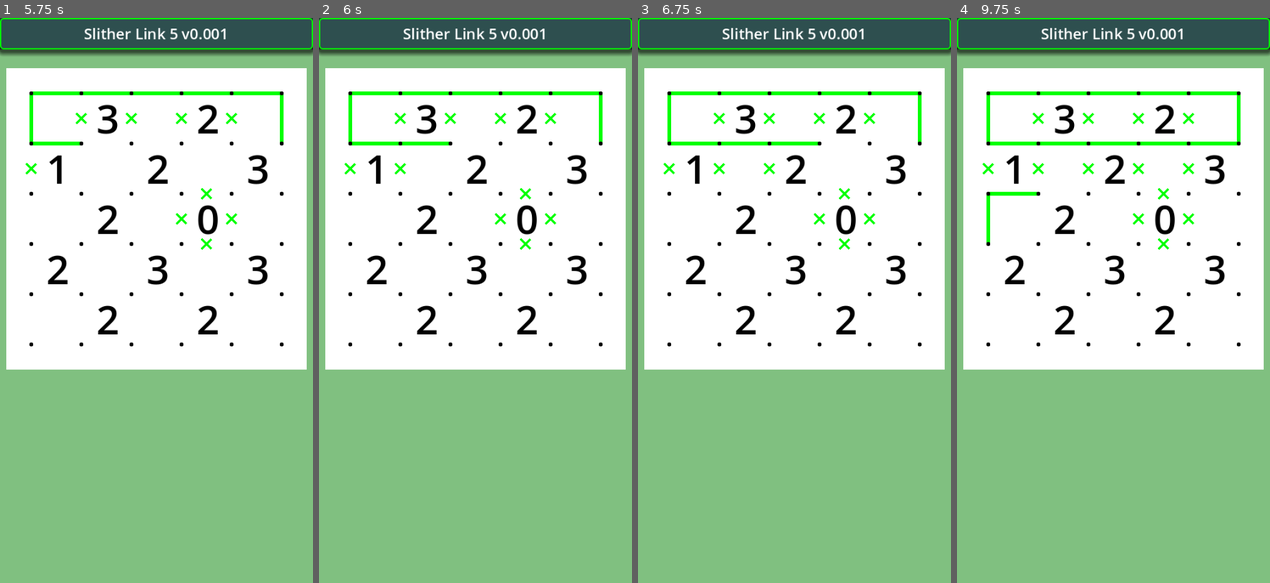
Above: before the commit, frames 1-4 (left to right).
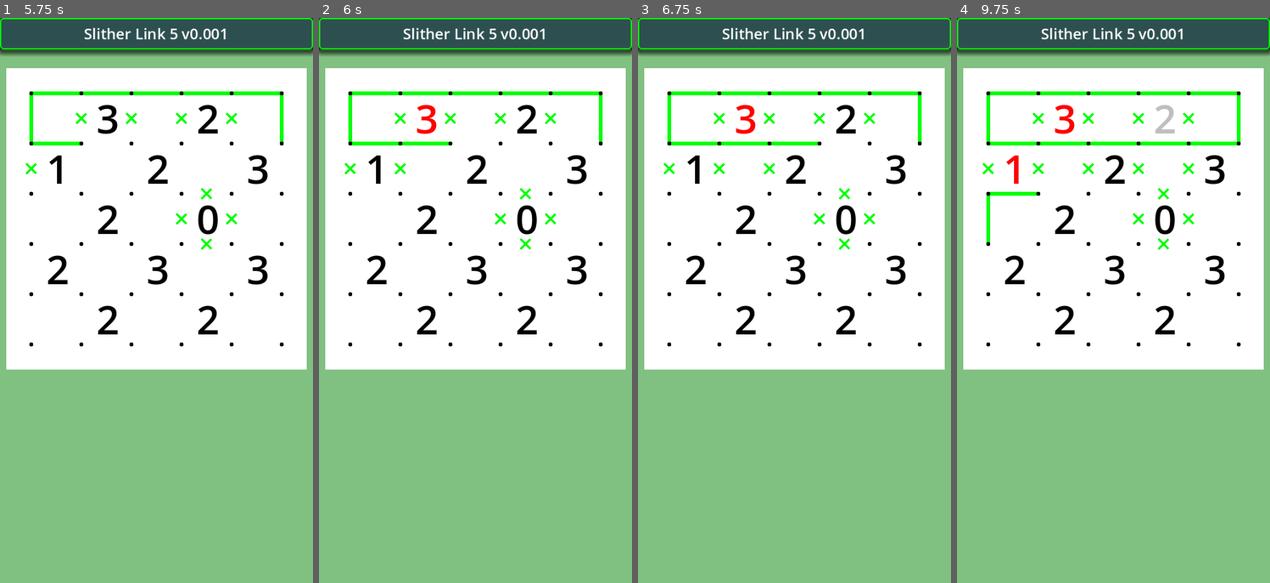
Above: after the commit, the same moments.

Repository: vivisuke/SlitherLink5
Game: Godot game, scene res://main.tscn
Two runs of this game, one before a commit and one after it. Both use one fixed random seed, a clock stepped at 60 frames per second and the inputs below.
Inputs (mouse positions are in pixels of both pictures, inside the frame that each line leads up to):
- Up to frame 1 (5.75 s): tap Enter at 0.5, 2, 3.5 s; move the mouse to (225, 272) at 0.52 s; click (225, 272) at 0.67 s; tap Space at 1.25, 2.75, 4.25 s; move the mouse to (93, 328) at 1.27 s; click (93, 328) at 1.42 s; move the mouse to (187, 176) at 2.02 s; click (187, 176) at 2.17 s; move the mouse to (140, 413) at 2.77 s; click (140, 413) at 2.92 s; move the mouse to (250, 385) at 3.52 s; click (250, 385) at 3.67 s; move the mouse to (62, 215) at 4.27 s; click (62, 215) at 4.42 s; move the mouse to (172, 300) at 5.02 s; click (172, 300) at 5.17 s
- Up to frame 2 (6 s): move the mouse to (428, 159) at 5.77 s; click (428, 159) at 5.92 s
- Up to frame 3 (6.75 s): move the mouse to (863, 272) at 6.52 s; click (863, 272) at 6.67 s
- Up to frame 4 (9.75 s): move the mouse to (1050, 328) at 7.27 s; click (1050, 328) at 7.42 s; move the mouse to (1144, 176) at 8.02 s; click (1144, 176) at 8.17 s; move the mouse to (1097, 413) at 8.77 s; click (1097, 413) at 8.92 s; move the mouse to (1207, 385) at 9.52 s; click (1207, 385) at 9.67 s

Frame 1 is identical in both runs. In frame 2, 0.2% of the frame differs, in the area x 31-38%, y 15-21%; in frame 3, 0.2%; in frame 4, 0.4%, in the area x 15-70%, y 15-30%.

Commit message:
0022 ◎ C 02/21 02/21 0.001│ToDo│４方向が確定し、線分数が正しい場合は数字をグレイ、正しくない場合は赤に変える 0023 ◎ C 02/21 02/21 0.001│問題│混乱するので、すべての配列は壁ありにした方がよい

Diff:
--- a/SlitherLink5/classes/Board5x5.gd
+++ b/SlitherLink5/classes/Board5x5.gd
@@ -3,8 +3,8 @@
 extends Object
 
 
-const N_HORZ = 5
-const N_VERT = 5
+const N_HORZ = 5		# 横方向数字セル数
+const N_VERT = 5		# 縦方向数字セル数
 const N_CELLS = N_HORZ * N_VERT
 const ANY = -1
 # 各格子点の接続状態
@@ -14,9 +14,9 @@
 const LINK_RIGHT = 4
 const LINK_DOWN = 8
 const LINK_WALL = -16					# 0xfff...fff0
-const LINK_ARY_WIDTH = N_HORZ + 2		# 壁あり
-const LINK_ARY_HEIGHT = N_VERT + 3		# 壁あり
-const LINK_ARY_SIZE = LINK_ARY_WIDTH * LINK_ARY_HEIGHT
+const ARY_WIDTH = N_HORZ + 2		# 壁あり
+const ARY_HEIGHT = N_VERT + 3		# 壁あり
+const ARY_SIZE = ARY_WIDTH * ARY_HEIGHT
 
 var clue_num = []
 var links = []			# 各格子点の上下左右連結フラグ
@@ -26,123 +26,115 @@
 var non_linkDn = []			# 各格子点の下非連結フラグ、1 for 非連結
 var dir_order = [LINK_UP, LINK_DOWN, LINK_LEFT, LINK_RIGHT]
 
-func xyToIX(x, y):		# x, y -> clue_num インデックス、x: [0, N_HORZ)、y: [0, N_VERT)
-	return x + y * N_HORZ
-func xyToLinkIX(x, y):		# x, y -> links インデックス、x: [0, N_HORZ]、y: [0, N_VERT]
-	return x + (y + 1) * LINK_ARY_WIDTH
+func xyToIX(x, y):		# x, y -> links インデックス、x: [0, N_HORZ]、y: [0, N_VERT]
+	return x + (y + 1) * ARY_WIDTH
 func is_on_line(ix) -> bool:
-	return linkRt[ix] != 0 || linkDn[ix] != 0 || linkRt[ix-1] != 0 || linkDn[ix-LINK_ARY_WIDTH] != 0
+	return linkRt[ix] != 0 || linkDn[ix] != 0 || linkRt[ix-1] != 0 || linkDn[ix-ARY_WIDTH] != 0
 	#return links[ix] > 0
+func n_fixed_edge(ix):
+	return (linkRt[ix] + linkDn[ix] + linkRt[ix+ARY_WIDTH] + linkDn[ix+1] +
+			non_linkRt[ix] + non_linkDn[ix] + non_linkRt[ix+ARY_WIDTH] + non_linkDn[ix+1])
+func n_edge(ix):
+	return linkRt[ix] + linkDn[ix] + linkRt[ix+ARY_WIDTH] + linkDn[ix+1]
 func _init():
-	clue_num.resize(N_CELLS)
+	clue_num.resize(ARY_SIZE)
 	clue_num.fill(ANY)
-	links.resize(LINK_ARY_SIZE)
+	links.resize(ARY_SIZE)
 	links.fill(LINK_WALL)
-	linkRt.resize(LINK_ARY_SIZE)
+	linkRt.resize(ARY_SIZE)
 	linkRt.fill(0)
-	linkDn.resize(LINK_ARY_SIZE)
+	linkDn.resize(ARY_SIZE)
 	linkDn.fill(0)
-	non_linkRt.resize(LINK_ARY_SIZE)
+	non_linkRt.resize(ARY_SIZE)
 	non_linkRt.fill(0)
-	non_linkDn.resize(LINK_ARY_SIZE)
+	non_linkDn.resize(ARY_SIZE)
 	non_linkDn.fill(0)
 	for y in range(N_VERT+1):
 		for x in range(N_HORZ+1):
-			links[xyToLinkIX(x, y)] = LINK_EMPTY
+			links[xyToIX(x, y)] = LINK_EMPTY
 func make_loop():
-	linkDn[xyToLinkIX(1, 1)] = 1
-	linkRt[xyToLinkIX(1, 1)] = 1
-	linkRt[xyToLinkIX(2, 1)] = 1
-	linkRt[xyToLinkIX(3, 1)] = 1
-	linkDn[xyToLinkIX(4, 1)] = 1
-	linkDn[xyToLinkIX(1, 2)] = 1
-	linkDn[xyToLinkIX(4, 2)] = 1
-	linkDn[xyToLinkIX(1, 3)] = 1
-	linkDn[xyToLinkIX(4, 3)] = 1
-	linkRt[xyToLinkIX(1, 4)] = 1
-	linkRt[xyToLinkIX(2, 4)] = 1
-	linkRt[xyToLinkIX(3, 4)] = 1
+	linkDn[xyToIX(1, 1)] = 1
+	linkRt[xyToIX(1, 1)] = 1
+	linkRt[xyToIX(2, 1)] = 1
+	linkRt[xyToIX(3, 1)] = 1
+	linkDn[xyToIX(4, 1)] = 1
+	linkDn[xyToIX(1, 2)] = 1
+	linkDn[xyToIX(4, 2)] = 1
+	linkDn[xyToIX(1, 3)] = 1
+	linkDn[xyToIX(4, 3)] = 1
+	linkRt[xyToIX(1, 4)] = 1
+	linkRt[xyToIX(2, 4)] = 1
+	linkRt[xyToIX(3, 4)] = 1
 func set_clue_num(lst):
 	non_linkRt.fill(0)
 	non_linkDn.fill(0)
-	for k in range(N_CELLS):
-		clue_num[k] = lst[k]
-		if lst[k] == 0:
-			var x = k % N_HORZ
-			var y = k / N_HORZ
-			var ix = xyToLinkIX(x, y)
-			non_linkRt[ix] = 1
-			non_linkDn[ix] = 1
-			non_linkDn[ix+1] = 1
-			non_linkRt[ix+LINK_ARY_WIDTH] = 1
+	for y in range(N_VERT):
+		for x in range(N_HORZ):
+			var i = x + y * N_HORZ
+			var ix = xyToIX(x, y)
+			clue_num[ix] = lst[i]
+			if clue_num[ix] == 0:
+				non_linkRt[ix] = 1
+				non_linkDn[ix] = 1
+				non_linkDn[ix+1] = 1
+				non_linkRt[ix+ARY_WIDTH] = 1
 	pass
 func links_to_nums():
 	clue_num.fill(0)
-	var ix = 0
 	for y in range(N_VERT):
 		for x in range(N_HORZ):
-			#var ix = xyToIX(x, y)
-			var k = xyToLinkIX(x, y)
+			var k = xyToIX(x, y)
 			if linkRt[k] != 0:
-				clue_num[ix] += 1
+				clue_num[k] += 1
 			if linkDn[k] != 0:
-				clue_num[ix] += 1
+				clue_num[k] += 1
 			if linkDn[k+1] != 0:
-				clue_num[ix] += 1
-			if linkRt[k+LINK_ARY_WIDTH] != 0:
-				clue_num[ix] += 1
-			#if (links[k] & LINK_RIGHT) != 0:
-			#	clue_num[ix] += 1
-			#if (links[k] & LINK_DOWN) != 0:
-			#	clue_num[ix] += 1
-			#if (links[k+1] & LINK_DOWN) != 0:
-			#	clue_num[ix] += 1
-			#if (links[k+LINK_ARY_WIDTH] & LINK_RIGHT) != 0:
-			#	clue_num[ix] += 1
-			ix += 1
+				clue_num[k] += 1
+			if linkRt[k+ARY_WIDTH] != 0:
+				clue_num[k] += 1
 # ２セル縦方向ラインを左に１セルずらす
 # 前提：links[ix] は空欄
 func move_line2_left(ix) -> bool:
-	if is_on_line(ix+LINK_ARY_WIDTH) || !is_on_line(ix+1) || !is_on_line(ix+LINK_ARY_WIDTH+1):
+	if is_on_line(ix+ARY_WIDTH) || !is_on_line(ix+1) || !is_on_line(ix+ARY_WIDTH+1):
 		return false
 	if linkDn[ix+1] == 0: return false		# 線分が連続していない場合
 	linkDn[ix] = 1
 	linkRt[ix] = 1
-	linkRt[ix+LINK_ARY_WIDTH] = 1
+	linkRt[ix+ARY_WIDTH] = 1
 	linkDn[ix+1] = 0
 	return true
 # ２セル縦方向ラインを右に１セルずらす
 # 前提：links[ix] は空欄
 func move_line2_right(ix) -> bool:
-	if is_on_line(ix+LINK_ARY_WIDTH) || !is_on_line(ix-1) || !is_on_line(ix+LINK_ARY_WIDTH-1):
+	if is_on_line(ix+ARY_WIDTH) || !is_on_line(ix-1) || !is_on_line(ix+ARY_WIDTH-1):
 		return false
 	if linkDn[ix-1] == 0: return false		# 線分が連続していない場合
 	linkDn[ix] = 1
 	linkRt[ix-1] = 1
 	linkDn[ix-1] = 0
-	linkRt[ix+LINK_ARY_WIDTH-1] = 1
+	linkRt[ix+ARY_WIDTH-1] = 1
 	return true
 # ２セル縦方向ラインを上に１セルずらす
 # 前提：links[ix] は空欄
 func move_line2_up(ix) -> bool:
-	if is_on_line(ix+1) || !is_on_line(ix+LINK_ARY_WIDTH) || !is_on_line(ix+LINK_ARY_WIDTH+1):
+	if is_on_line(ix+1) || !is_on_line(ix+ARY_WIDTH) || !is_on_line(ix+ARY_WIDTH+1):
 		return false
-	if linkRt[ix+LINK_ARY_WIDTH] == 0: return false		# 線分が連続していない場合
+	if linkRt[ix+ARY_WIDTH] == 0: return false		# 線分が連続していない場合
 	linkRt[ix] = 1
 	linkDn[ix] = 1
 	linkDn[ix+1] = 1
-	linkRt[ix+LINK_ARY_WIDTH] = 0
+	linkRt[ix+ARY_WIDTH] = 0
 	return true
 # ２セル縦方向ラインを下に１セルずらす
 # 前提：links[ix] は空欄
 func move_line2_down(ix) -> bool:
-	if is_on_line(ix+1) || !is_on_line(ix-LINK_ARY_WIDTH) || !is_on_line(ix-LINK_ARY_WIDTH+1):
+	if is_on_line(ix+1) || !is_on_line(ix-ARY_WIDTH) || !is_on_line(ix-ARY_WIDTH+1):
 		return false
-	if linkRt[ix-LINK_ARY_WIDTH] == 0: return false		# 線分が連続していない場合
+	if linkRt[ix-ARY_WIDTH] == 0: return false		# 線分が連続していない場合
 	linkRt[ix] = 1
-	linkRt[ix-LINK_ARY_WIDTH] = 0
-	linkDn[ix-LINK_ARY_WIDTH] = 1
-	linkDn[ix-LINK_ARY_WIDTH+1] = 1
+	linkRt[ix-ARY_WIDTH] = 0
+	linkDn[ix-ARY_WIDTH] = 1
+	linkDn[ix-ARY_WIDTH+1] = 1
 	return true
 func move_line(ix) -> bool:
 	dir_order.shuffle()
@@ -160,7 +152,7 @@
 	make_loop()
 	for i in range(6):
 		var lst = []
-		for ix in range(xyToLinkIX(5, 5)+1):
+		for ix in range(xyToIX(5, 5)+1):
 			if links[ix] == LINK_EMPTY: lst.push_back(ix)
 		lst.shuffle()
 		var moved = false
@@ -174,8 +166,8 @@
 func set_link_random():
 	for y in range(N_VERT+1):
 		for x in range(N_HORZ+1):
-			var k = xyToLinkIX(x, y)
-			var up = y != 0 && (links[k-LINK_ARY_WIDTH] & LINK_DOWN) != 0
+			var k = xyToIX(x, y)
+			var up = y != 0 && (links[k-ARY_WIDTH] & LINK_DOWN) != 0
 			var lt = x != 0 && (links[k-1] & LINK_RIGHT) != 0
 			if up && lt:	# 上・左に連結済み
 				links[k] = LINK_UP | LINK_LEFT
@@ -185,8 +177,8 @@
 
 	pass
 func solve_SBS(x: int, y: int):
-	var k = xyToLinkIX(x, y)
-	var up: bool = y != 0 && linkDn[k-LINK_ARY_WIDTH] != 0
+	var k = xyToIX(x, y)
+	var up: bool = y != 0 && linkDn[k-ARY_WIDTH] != 0
 	var lt: bool = x != 0 && linkRt[k-1] != 0
 	if up && lt:
 		pass
--- a/SlitherLink5/scripts/Grid.gd
+++ b/SlitherLink5/scripts/Grid.gd
@@ -14,9 +14,9 @@
 const LINK_RIGHT = 4
 const LINK_DOWN = 8
 const LINK_WALL = -16					# 0xfff...fff0
-const LINK_ARY_WIDTH = N_HORZ + 2		# 壁あり
-const LINK_ARY_HEIGHT = N_VERT + 3		# 壁あり
-const LINK_ARY_SIZE = LINK_ARY_WIDTH * LINK_ARY_HEIGHT
+const ARY_WIDTH = N_HORZ + 2		# 壁あり
+const ARY_HEIGHT = N_VERT + 3		# 壁あり
+const ARY_SIZE = ARY_WIDTH * ARY_HEIGHT
 #
 const LINK_COL = Color.GREEN
 #const LINK_COL = Color.DARK_GREEN
@@ -27,14 +27,14 @@
 var non_linkRt = []
 var non_linkDn = []
 
-func xyToLinkIX(x, y):		# x, y -> links インデックス、x: [0, N_HORZ]、y: [0, N_VERT]
-	return x + (y + 1) * LINK_ARY_WIDTH
+func xyToIX(x, y):		# x, y -> links インデックス、x: [0, N_HORZ]、y: [0, N_VERT]
+	return x + (y + 1) * ARY_WIDTH
 func _draw():
 	for y in range(N_VERT+1):
 		var py = y * CELL_WIDTH
 		for x in range(N_HORZ+1):
 			var px = x * CELL_WIDTH
-			var ix = xyToLinkIX(x, y)
+			var ix = xyToIX(x, y)
 			if linkRt[ix] != 0:
 				draw_line(Vector2(px, py), Vector2(px+CELL_WIDTH, py) , LINK_COL, R*2)
 			if linkDn[ix] != 0:
--- a/SlitherLink5/scripts/main.gd
+++ b/SlitherLink5/scripts/main.gd
@@ -4,9 +4,9 @@
 const N_VERT = 5
 const N_CELLS = N_HORZ * N_VERT
 const CELL_WIDTH = 80
-const LINK_ARY_WIDTH = N_HORZ + 2		# 壁あり
-const LINK_ARY_HEIGHT = N_VERT + 3		# 壁あり
-const LINK_ARY_SIZE = LINK_ARY_WIDTH * LINK_ARY_HEIGHT
+const ARY_WIDTH = N_HORZ + 2		# 壁あり
+const ARY_HEIGHT = N_VERT + 3		# 壁あり
+const ARY_SIZE = ARY_WIDTH * ARY_HEIGHT
 const q1 = [-1,  3, -1,  3, -1,
 			 2, -1, -1, -1,  2,
 			-1, -1,  2, -1, -1,
@@ -27,15 +27,15 @@
 
 var CBoard5x5 = preload("res://classes/Board5x5.gd")
 
-func xyToLinkIX(x, y):		# x, y -> links インデックス、x: [0, N_HORZ]、y: [0, N_VERT]
-	return x + (y + 1) * LINK_ARY_WIDTH
+func xyToIX(x, y):		# x, y -> links インデックス、x: [0, N_HORZ]、y: [0, N_VERT]
+	return x + (y + 1) * ARY_WIDTH
 func _ready():
 	bd = CBoard5x5.new()
 	#bd.make_loop()
-	#bd.move_line2_left(xyToLinkIX(0, 1))
-	#bd.move_line2_right(xyToLinkIX(5, 2))
-	#bd.move_line2_up(xyToLinkIX(0, 0))
-	#bd.move_line2_down(xyToLinkIX(2, 2))
+	#bd.move_line2_left(xyToIX(0, 1))
+	#bd.move_line2_right(xyToIX(5, 2))
+	#bd.move_line2_up(xyToIX(0, 0))
+	#bd.move_line2_down(xyToIX(2, 2))
 	#bd.make_loop_random()
 	#bd.links_to_nums()
 	bd.set_clue_num(q2)
@@ -49,29 +49,42 @@
 	$Board/Grid.queue_redraw()
 	pass # Replace with function body.
 func init_labels():
+	num_labels.resize(ARY_SIZE)
 	for y in range(N_VERT):
 		for x in range(N_HORZ):
+			var ix = xyToIX(x, y)
 			var px = x * CELL_WIDTH
 			var py = y * CELL_WIDTH
 			# 線分数表示用ラベル
 			var label = Label.new()
-			num_labels.push_back(label)
+			num_labels[ix] = label
 			label.add_theme_color_override("font_color", Color.BLACK)
 			label.add_theme_font_size_override("font_size", 64)
 			label.position = Vector2(px+24, py-5)
 			label.text = str((x+y)%4)
 			$Board/Grid.add_child(label)
 func update_num_labels():
-	for ix in range(N_CELLS):
-		if bd.clue_num[ix] < 0:
-			num_labels[ix].text = ""
-		else:
-			num_labels[ix].text = "%d" % bd.clue_num[ix]
-		pass
+	for y in range(N_VERT):
+		for x in range(N_HORZ):
+			var ix = xyToIX(x, y)
+			if bd.clue_num[ix] < 0:
+				num_labels[ix].text = ""
+			else:
+				num_labels[ix].text = "%d" % bd.clue_num[ix]
+func update_num_color():
+	for y in range(N_VERT):
+		for x in range(N_HORZ):
+			var ix = xyToIX(x, y)
+			if bd.clue_num[ix] > 0:
+				var n = bd.n_fixed_edge(ix)
+				if n == 4:
+					var col = Color.GRAY if bd.n_edge(ix) == bd.clue_num[ix] else Color.RED
+					num_labels[ix].add_theme_color_override("font_color", col)
 func _input(event):
 	if event is InputEventMouseButton && event.is_pressed():
 		bd.solve_SBS(sx, sy)
 		$Board/Grid.queue_redraw()
+		update_num_color()
 		sx += 1
 		if sx > N_HORZ:
 			sy += 1
Not shown, changed: SlitherLink5.spr
